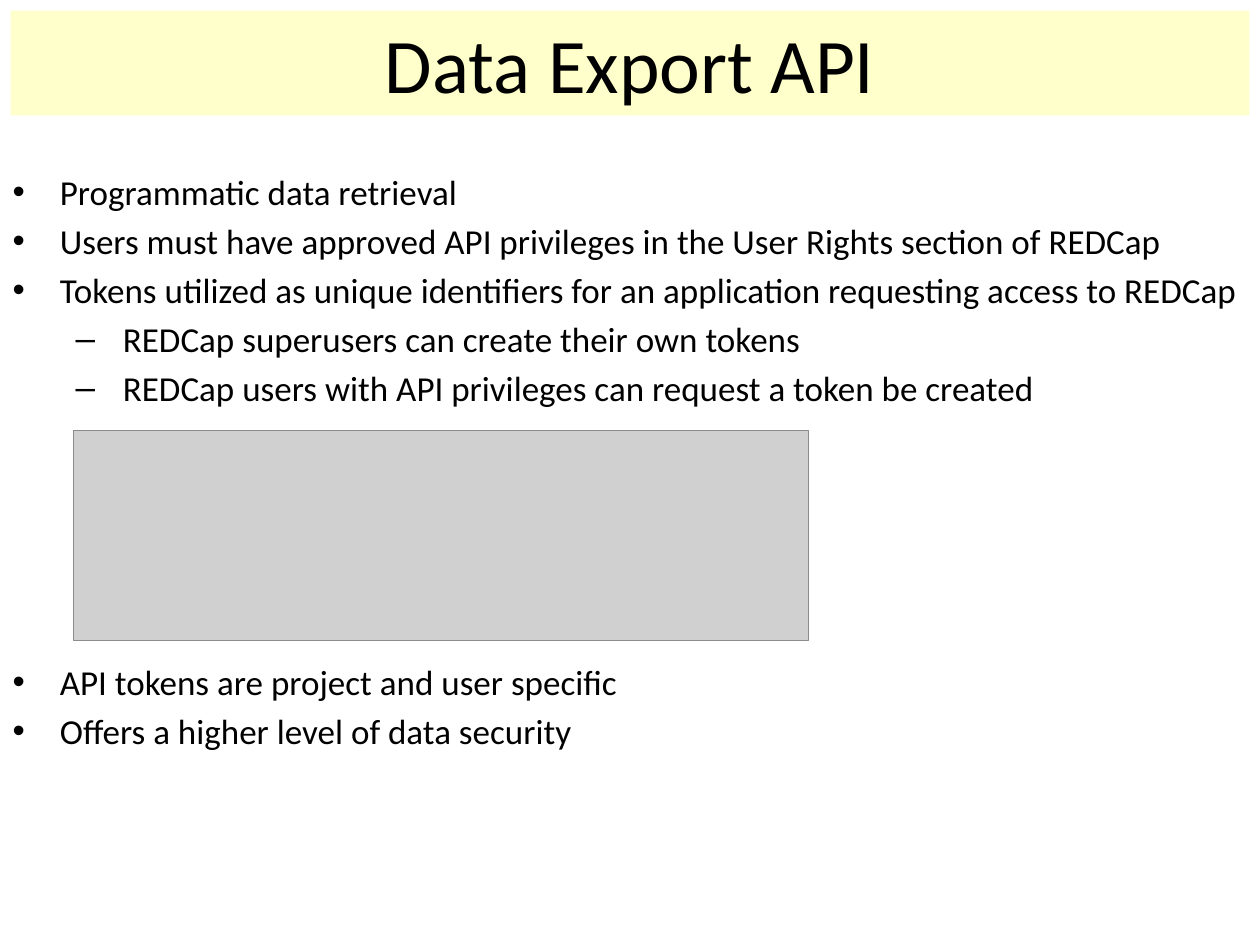
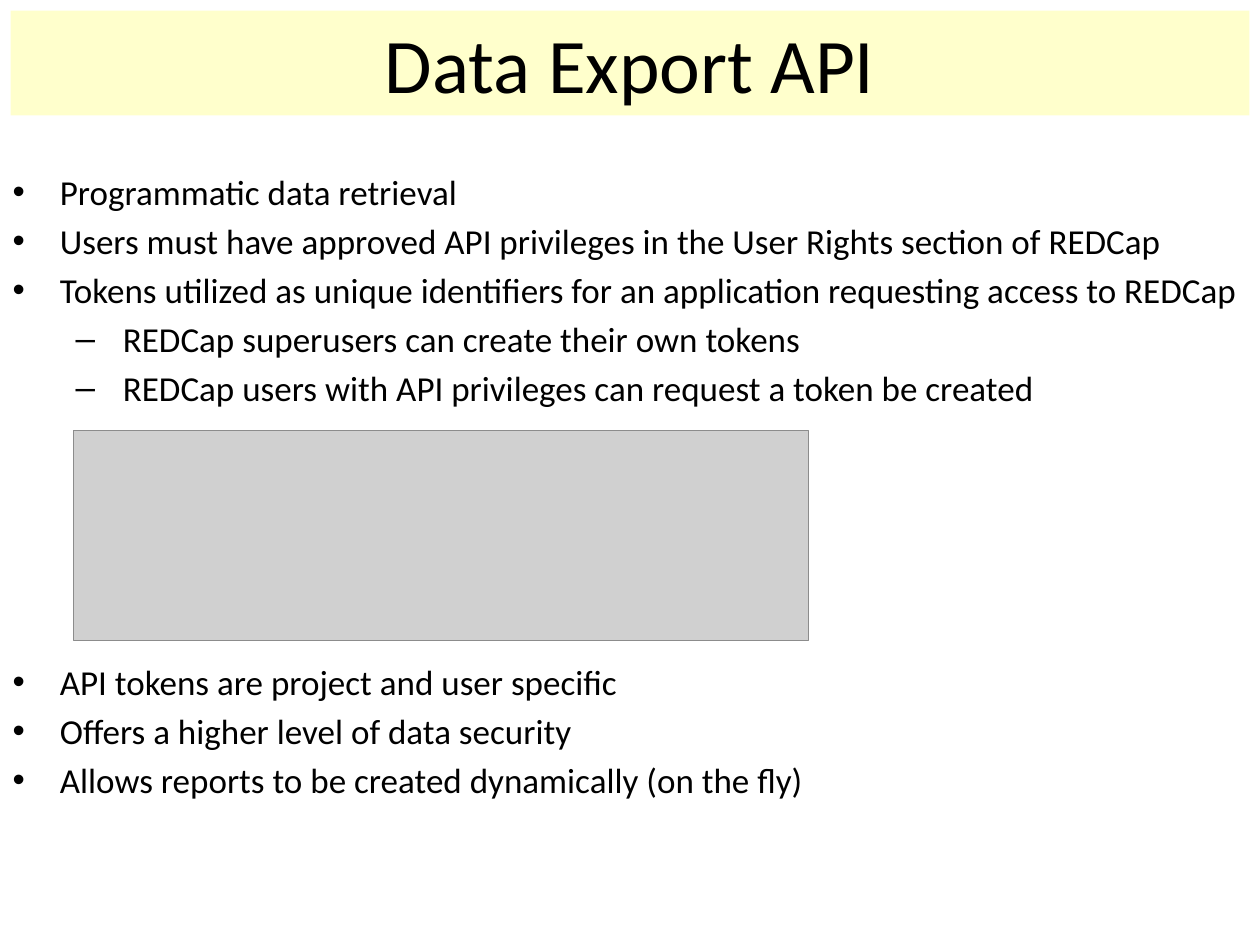
Before and after one commit to OuhscBbmc/RedcapExamplesAndPatterns, a slide deck: slide 12 of Publications/Presentation2014-04-07-MIECHV Paper Discussion/REDCapR.pptx. Drawn at 1260x945 pixels with LibreOffice and Linux fonts; fonts in the diff are those of the drawing; grey boxes stand for pictures. Boxes give left, top, right and bottom in pixels: in the first picture for what was removed or moved away, otherwise in the second. Text is boxed around its words. In the diff, an @@ line names an element or a change of style, - is before the commit and + after.

Commit message:
yet another update

```diff
--- a/Publications/Presentation2014-04-07-MIECHV Paper Discussion/REDCapR.pptx
+++ b/Publications/Presentation2014-04-07-MIECHV Paper Discussion/REDCapR.pptx
@@ text at (60, 767, 802, 799): paragraph added @@
+      • Allows reports to be created dynamically (on the fly)
```
